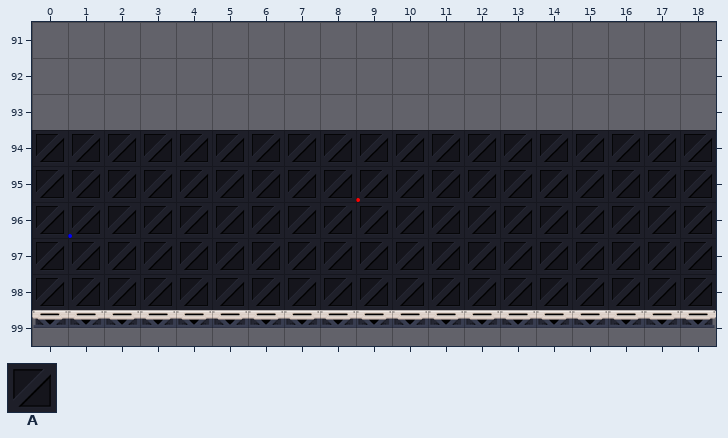
Tiled map: core/assets/maps/arena.tmx. The picture above was drawn from the file before the commit.
Cells are 256x256 px. Shown: x 0..18, y 91..99.
Key: from "scifi": A 6 "BGTile (3)".
_ is an empty cell.
Layers that did not change in this view are not listed.
Layer "Background" before, first column x 0:
 91 ___________________
 92 ___________________
 93 ___________________
 94 AAAAAAAAAAAAAAAAAAA
 95 AAAAAAAAAAAAAAAAAAA
 96 AAAAAAAAAAAAAAAAAAA
 97 AAAAAAAAAAAAAAAAAAA
 98 AAAAAAAAAAAAAAAAAAA
 99 ___________________
The same view after the edit:
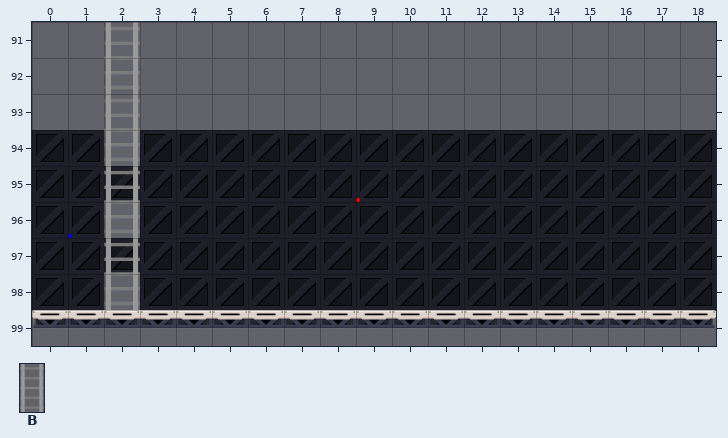
Further tiles: from "scifi": B 37 "LadderMetal".
Commit message: Can add ladders using Tiled
Change:
Layer "Background":
Tile B replaces tile A in row 94 at x 2; in row 96 at x 2; in row 98 at x 2.
Tile B is added in row 92 at x 2.
Where, in picture pixels (left, top, right, bottom), the same in both pictures:
changed: (104, 22, 140, 310)
